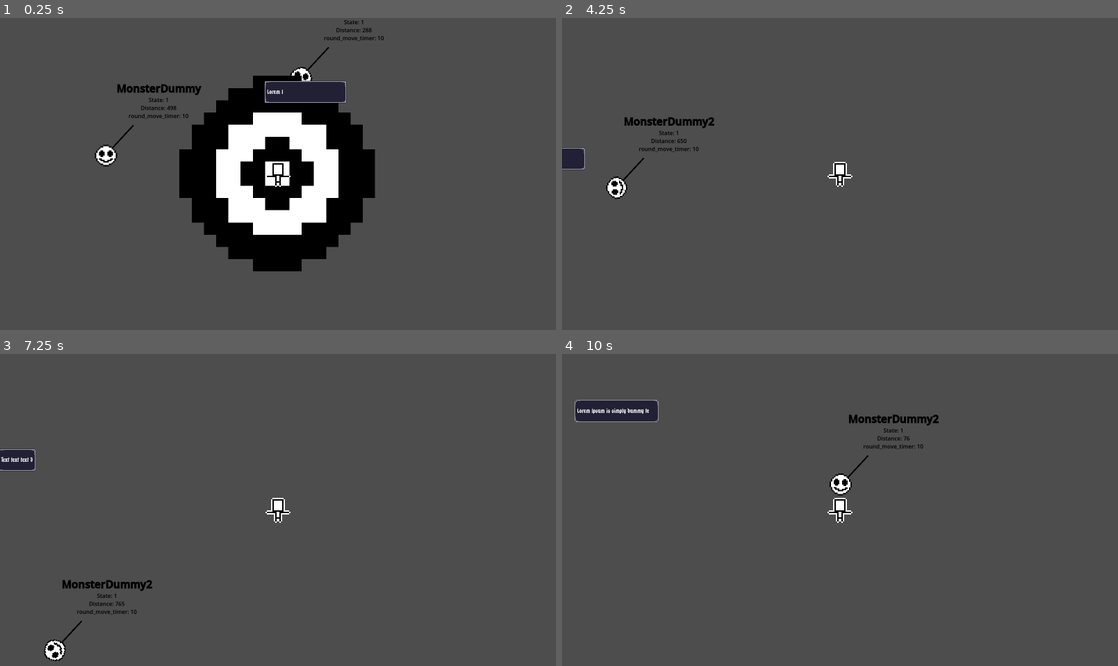
Above: before the commit, frames 1-4 (two rows, left to right).
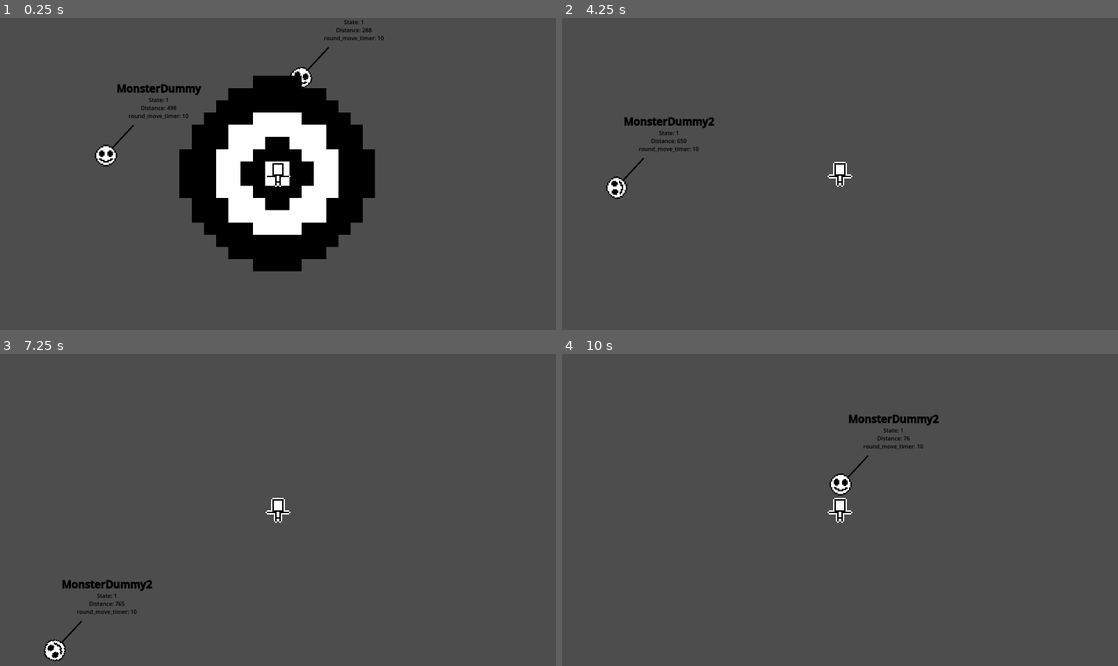
Above: after the commit, the same moments.

Repository: slost/1bj-hero-core
Game: Godot game, scene res://Scenes/Game/map.tscn
The game is run twice, just before and just after one commit, with the same random seed, the same clock (stepped at 60 frames per second) and the same inputs. This scene is started directly instead of the project's main scene.
Inputs:
- Up to frame 1 (0.25 s): no input
- Up to frame 2 (4.25 s): hold Right (move_right) 0.53-1.28 s; hold Space (advance_dialog) 0.53-1.28 s; hold Down (move_down) 1.28-2.03 s; tap Space (advance_dialog) at 1.35, 2.85 s; tap Enter at 2 s; hold Right (move_right) 2.03-2.78 s; hold Space (advance_dialog) 2.03-2.78 s; tap F1 (debug_restart) at 2.75, 3.5 s; hold Up (move_up) 2.78-3.53 s; hold Left (move_left) from 3.53 s (still down); hold Space (advance_dialog) from 3.53 s (still down)
- Up to frame 3 (7.25 s): release Space (advance_dialog) at 4.28 s; tap Space (advance_dialog) at 4.35, 5.85 s; release Left (move_left) at 5.03 s; hold Down (move_down) 5.03-5.78 s; hold Space (advance_dialog) 5.03-5.78 s; tap F1 (debug_restart) at 5.75, 6.5 s; hold Right (move_right) 5.78-6.53 s; hold Up (move_up) from 6.53 s (still down); hold Space (advance_dialog) from 6.53 s (still down)
- Up to frame 4 (10 s): release Up (move_up) at 7.28 s; release Space (advance_dialog) at 7.28 s; hold Right (move_right) 7.28-8.03 s; tap Space (advance_dialog) at 7.35, 8.85 s; tap F1 (debug_restart) at 8 s; hold Down (move_down) 8.03-8.78 s; hold Space (advance_dialog) 8.03-8.78 s; hold Left (move_left) 8.78-9.53 s; hold Up (move_up) from 9.53 s (still down); hold Space (advance_dialog) from 9.53 s (still down)

The runs differ from the first frame. In frame 1, 1.1% of the frame differs, in the area x 47-63%, y 20-28%; in frame 2, 0.3%; in frame 3, 0.4%; in frame 4, 1.1%.
Error after the commit: Cannot call method 'add_child' on a null value. (res://Scripts/DialogManger.gd:38)

Commit message:
Update Dialog

Diff:
--- a/Scenes/Character/monster.gd
+++ b/Scenes/Character/monster.gd
@@ -93,7 +93,9 @@
 
 	# เช็คว่าเดินเป็นวงกลมแล้วยัง แล้วจะอัเดตสถานะการเดินเป็นเดินเข้าใกล้
 	if move_behavior == MOVE_TYPE.ROUNDED_TO_PLYER:
-		DialogManger.start_dialog(global_position, ["Lorem Ipsum is simply dummy text", "Lorem Ipsum is simply dummy text2", "Text text text 3"])
+		DialogManger.start_dialog(global_position,
+		["Lorem Ipsum is simply dummy text", "Lorem Ipsum is simply dummy text2", "Text text text 3"],
+		true )
 		if round_move_timer > 0:
 			if distance >= ( radius - error_distance ) && distance <= ( radius + error_distance ):
 				round_move_timer -= delta
--- a/Scenes/Game/game.tscn
+++ b/Scenes/Game/game.tscn
@@ -9,6 +9,7 @@
 [ext_resource type="Script" path="res://Scenes/Game/debug_tool.gd" id="6_3wppi"]
 [ext_resource type="Shader" path="res://Shaders/noise_offest_wiggle.gdshader" id="6_fb4tr"]
 [ext_resource type="Theme" uid="uid://biqe21c3m8tyk" path="res://Assets/theme.tres" id="9_4jfow"]
+[ext_resource type="PackedScene" uid="uid://3ber51fa5fh7" path="res://Scenes/Systems/text_box.tscn" id="10_n5rpe"]
 
 [sub_resource type="ShaderMaterial" id="ShaderMaterial_2b54e"]
 shader = ExtResource("6_2pcim")
@@ -119,3 +120,19 @@
 text = " TEMPO: 100"
 scroll_active = false
 shortcut_keys_enabled = false
+
+[node name="DialogCanvasLayer" type="CanvasLayer" parent="."]
+
+[node name="TextBox - DEBUG" parent="DialogCanvasLayer" instance=ExtResource("10_n5rpe")]
+visible = false
+anchors_preset = 7
+anchor_left = 0.5
+anchor_top = 1.0
+anchor_right = 0.5
+anchor_bottom = 1.0
+offset_left = -416.0
+offset_top = -196.0
+offset_right = 416.0
+offset_bottom = -68.0
+grow_horizontal = 2
+grow_vertical = 0
--- a/Scenes/Systems/text_box.gd
+++ b/Scenes/Systems/text_box.gd
@@ -3,7 +3,7 @@
 @onready var label = $MarginContainer/Label
 @onready var timer = $LetterDisplayTimer
 
-const MAX_WIDTH = 256
+const MAX_WIDTH = 256*2.5
 
 var text = ""
 var letter_index = 0
@@ -12,24 +12,37 @@
 var space_time = 0.06
 var punctuation_time = 0.2
 
+var fix_massagebox = false
+var fix_size = Vector2(832, 128)
+
 signal finsished_displaying()
+
+func set_fix_massagebox():
+	fix_massagebox = true
 
 func display_text(text_to_display: String):
 	text = text_to_display
-	label.text = text_to_display
 
-	await resized
-	custom_minimum_size.x = min(size.x, MAX_WIDTH)
+	print_debug(fix_massagebox)
+	if fix_massagebox:
+		custom_minimum_size = fix_size
+		set_size(fix_size)
+		reset_size()
+		label.autowrap_mode = TextServer.AUTOWRAP_WORD
+		label.vertical_alignment = VERTICAL_ALIGNMENT_TOP
+	else:
+		label.text = text_to_display
+		await resized
+		custom_minimum_size.x = min(size.x, MAX_WIDTH)
+		if size.x > MAX_WIDTH:
+			label.autowrap_mode = TextServer.AUTOWRAP_WORD
+			await resized
+			await resized
+			custom_minimum_size.y = size.y
+		global_position.x -= size.x / 2
+		global_position.y -= size.y + 24
 
-	if size.x > MAX_WIDTH:
-		label.autowrap_mode = TextServer.AUTOWRAP_WORD
-		await resized
-		await resized
-		custom_minimum_size.y = size.y
-
-	global_position.x -= size.x / 2
-	global_position.y -= size.y + 24
-
+	print_debug(size)
 	label.text = ""
 	_display_letter()
 
@@ -37,7 +50,6 @@
 	label.text += text[letter_index]
 
 	letter_index += 1
-	print_debug(letter_index)
 	if letter_index >= text.length():
 		finsished_displaying.emit()
 		return
--- a/Scenes/Systems/text_box.tscn
+++ b/Scenes/Systems/text_box.tscn
@@ -20,15 +20,16 @@
 
 [node name="MarginContainer" type="MarginContainer" parent="."]
 layout_mode = 2
-theme_override_constants/margin_left = 8
+theme_override_constants/margin_left = 16
 theme_override_constants/margin_top = 8
-theme_override_constants/margin_right = 8
+theme_override_constants/margin_right = 16
 theme_override_constants/margin_bottom = 8
 
 [node name="Label" type="Label" parent="MarginContainer"]
 layout_mode = 2
 theme_override_colors/font_color = Color(1, 1, 1, 1)
 theme_override_fonts/font = ExtResource("2_a202c")
+theme_override_font_sizes/font_size = 24
 vertical_alignment = 1
 
 [node name="LetterDisplayTimer" type="Timer" parent="."]
--- a/Scripts/DialogManger.gd
+++ b/Scripts/DialogManger.gd
@@ -11,19 +11,35 @@
 var is_dialog_active = false
 var can_advance_line = false
 
-func start_dialog(posistion: Vector2, lines: Array[String]):
+var is_fix_massagebox = false
+var fix_posistion = Vector2(384, 704)
+
+func start_dialog(posistion: Vector2, lines: Array[String], fix_massagebox:bool = false):
 	if is_dialog_active:
 		return
 	dialog_lines = lines
-	text_box_position = posistion
+	if fix_massagebox:
+		is_fix_massagebox = true
+		text_box_position = fix_posistion
+	else:
+		text_box_position = posistion
+	print_debug( text_box_position)
 	_show_text_box()
 	is_dialog_active = true
 
 func _show_text_box():
 	text_box = text_box_scene.instantiate()
 	text_box.finsished_displaying.connect(_on_text_box_finished_displaying)
-	get_tree().root.add_child(text_box)
+	#get_tree().root.get_node('/root/Game/SubViewportContainer/SubViewport').add_child(text_box)
+	#get_tree().root.add_child(text_box)
 	text_box.global_position = text_box_position
+	if is_fix_massagebox:
+		text_box.set_fix_massagebox()
+		get_tree().root.get_node('/root/Game/DialogCanvasLayer').add_child(text_box)
+		#text_box.set_anchors_preset(Control.PRESET_CENTER_BOTTOM, true)
+	else:
+		get_tree().root.add_child(text_box)
+
 	text_box.display_text(dialog_lines[current_line_index])
 	can_advance_line = false
 
@@ -37,7 +53,6 @@
 		can_advance_line
 	):
 		text_box.queue_free()
-		print_debug("text_box.queue_free()")
 		current_line_index += 1
 		if current_line_index >= dialog_lines.size():
 			is_dialog_active = false
Not shown: 1 places in Scenes/Game/game.tscn that only renumber resources
